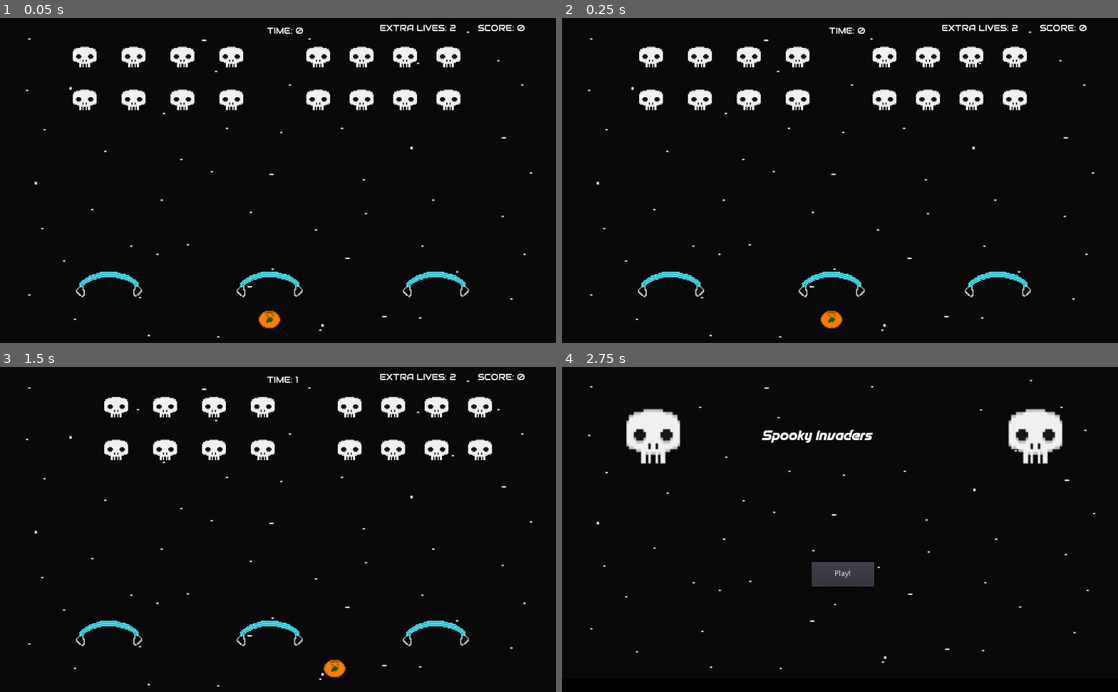
Above: before the commit, frames 1-4 (two rows, left to right).
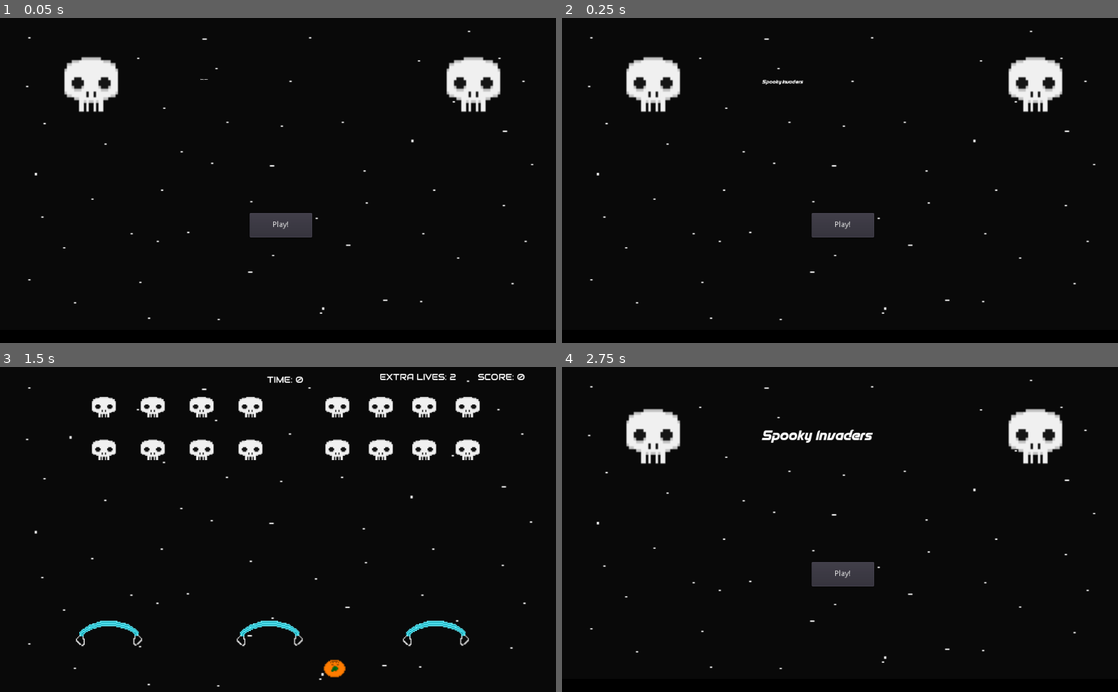
Above: after the commit, the same moments.

Repository: jdibble21/MJ-Spooky-Invaders
Game: Godot game, scene res://src/Menu.tscn
Same seed, same stepped clock (60 frames per second), same inputs: the game is played once before the commit and once after it. Before the commit the project starts from res://src/Level.tscn. Sound files missing from this copy of the repository are replaced by a short silence.
Inputs (mouse positions are in pixels of both pictures, inside the frame that each line leads up to):
- Up to frame 1 (0.05 s): no input
- Up to frame 2 (0.25 s): no input
- Up to frame 3 (1.5 s): click (283, 575) at 0.5 s, where only the run after the commit has a clickable "Play!"; hold Right (move_right) from 1.28 s (still down); tap Space (fire) at 1.35 s
- Up to frame 4 (2.75 s): release Right (move_right) at 2.03 s; hold Escape (back_to_menu) from 2.03 s (still down); tap Space (fire) at 2.1 s

The runs differ from the first frame. In frame 1, 7.8% of the frame differs, in the area x 4-96%, y 1-99%; in frame 2, 7.7%; in frame 3, 4.5%; in frame 4, nothing differs.

Commit message:
Add export settings

Diff:
--- a/project/project.godot
+++ b/project/project.godot
@@ -16,7 +16,7 @@
 [application]
 
 config/name="MJ-Spooky-Invaders"
-run/main_scene="res://src/Level.tscn"
+run/main_scene="res://src/Menu.tscn"
 config/icon="res://icon.png"
 
 [display]
Not shown, added: project/export_presets.cfg
Not shown, added: .github/workflows/godot-ci.yml
Not shown, changed: .gitignore
